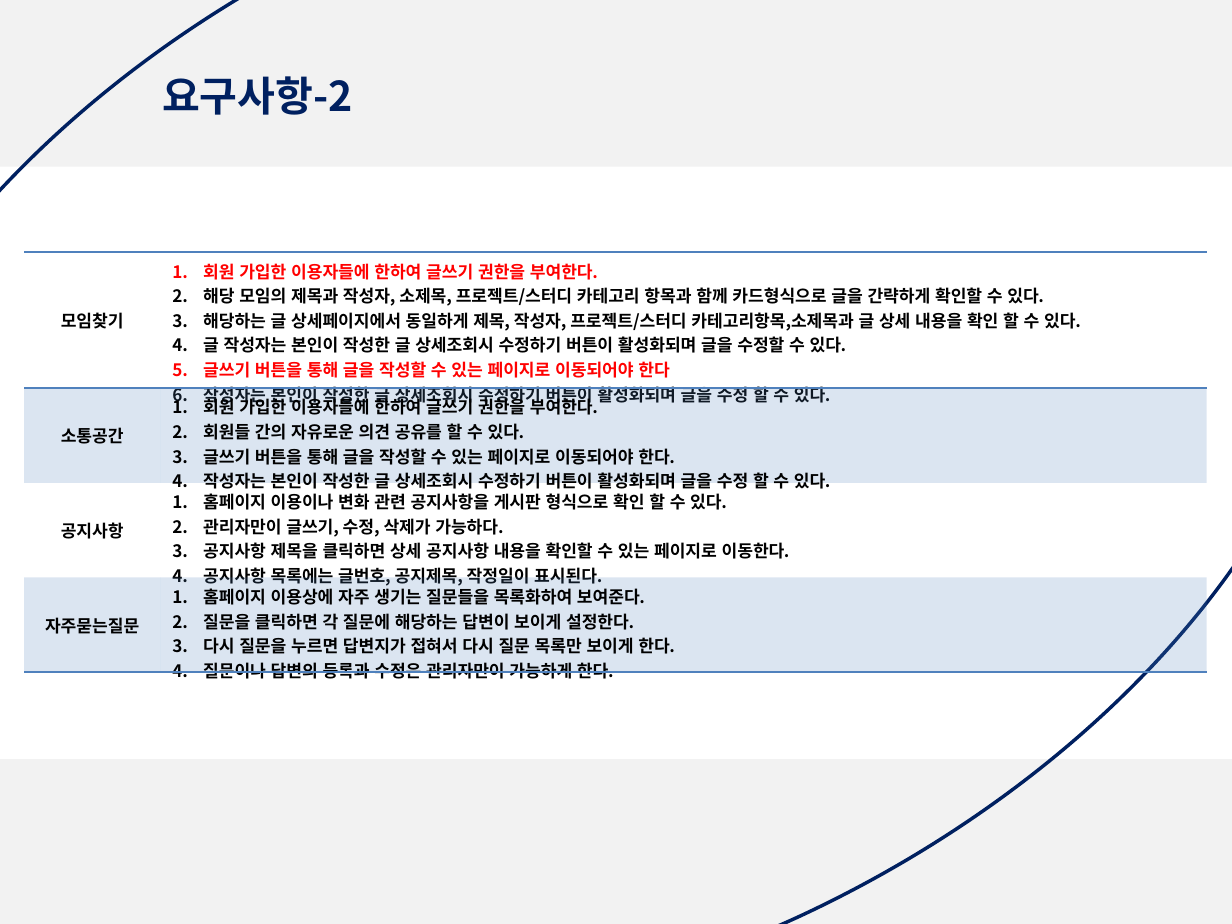
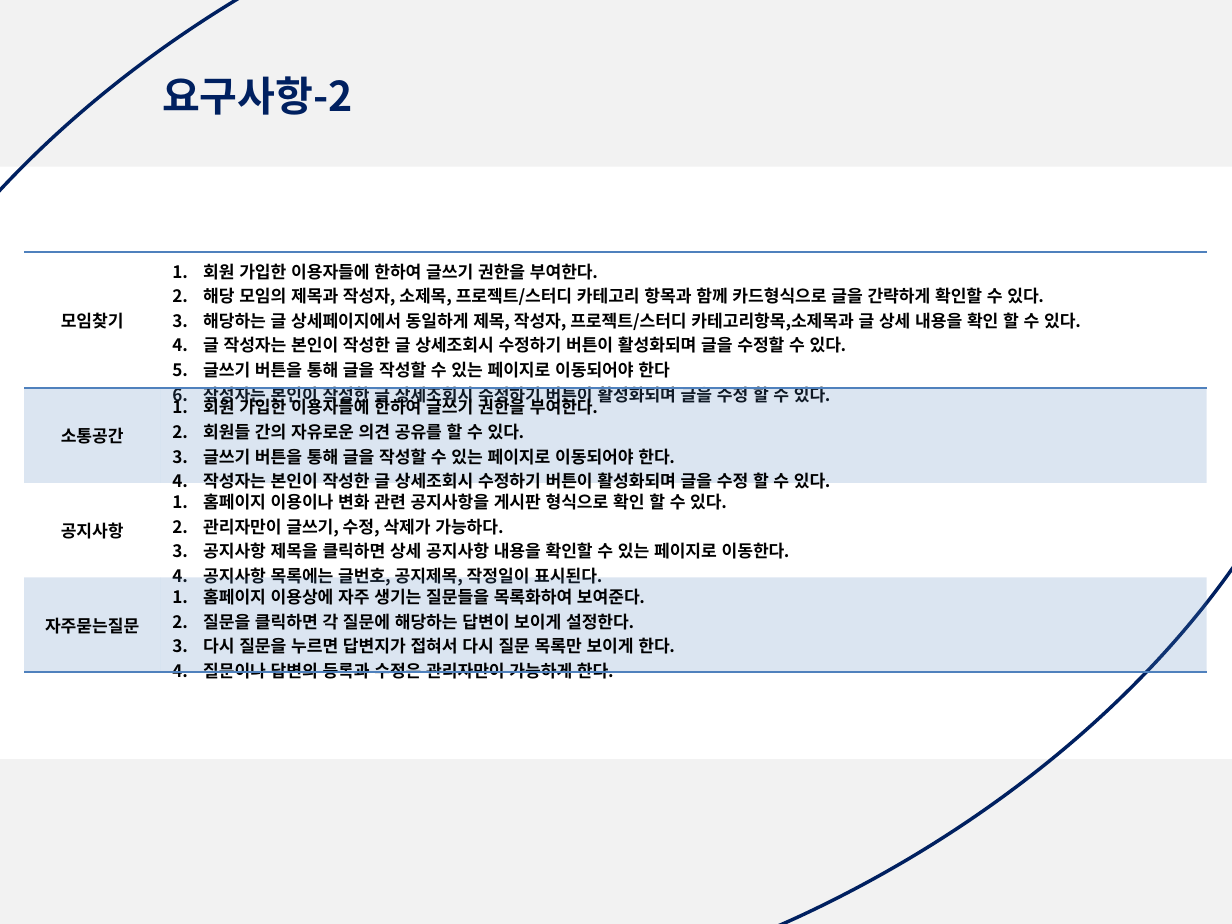
Before and after one commit to yeajinlee/ITP-team, a slide deck: slide 9 of multi_final/문서/3차 5조 2-15일 발표 자료(최종)/final_project_03.15 발표.pptx. Drawn at 1232x924 pixels with LibreOffice and Linux fonts; fonts in the diff are those of the drawing. Boxes give left, top, right and bottom in pixels: in the first picture for what was removed or moved away, otherwise in the second. Text is boxed around its words. In the diff, an @@ line names an element or a change of style, - is before the commit and + after.

```diff
--- a/multi_final/문서/3차 5조 2-15일 발표 자료(최종)/final_project_03.15 발표.pptx
+++ b/multi_final/문서/3차 5조 2-15일 발표 자료(최종)/final_project_03.15 발표.pptx
@@ table at (x1=25, y1=253, x2=1207, y2=683) @@
@@ text colour #FF0000 to #000000 in "회원 가입한 이용자들에 한하여 글쓰기 권한을 부여한다.", "글쓰기 버튼을 통해 글을 작성할 수 있는 ..." @@
```
Also in this commit, not shown: 4 other slides changed, 15 other files.
